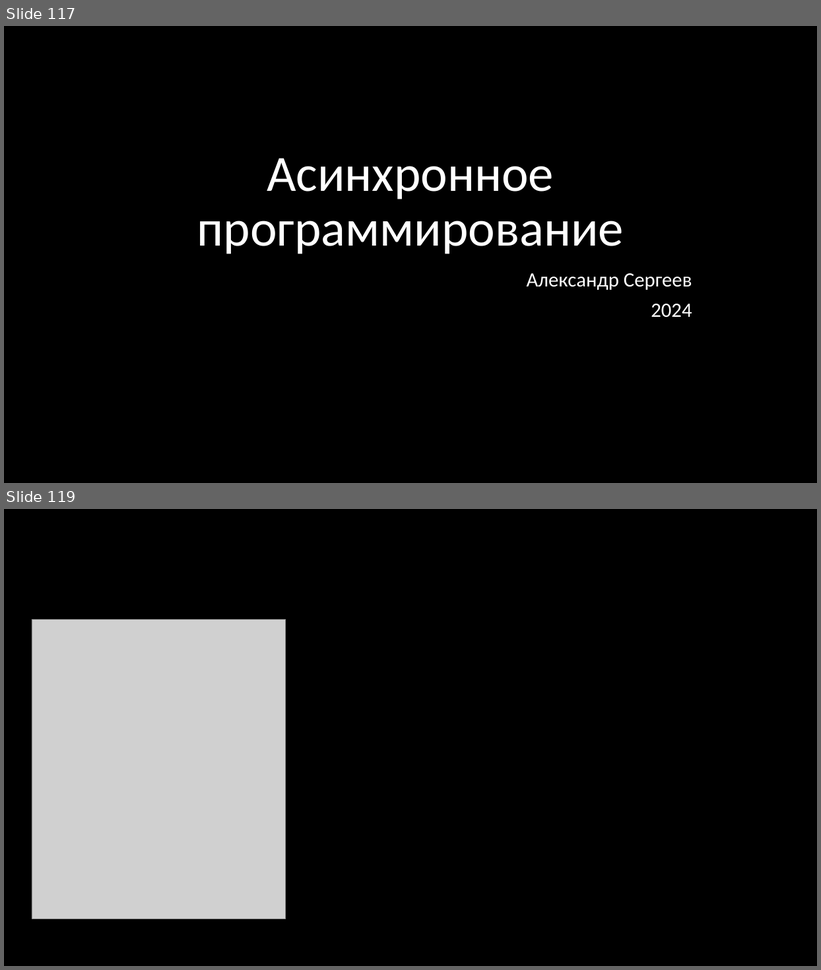
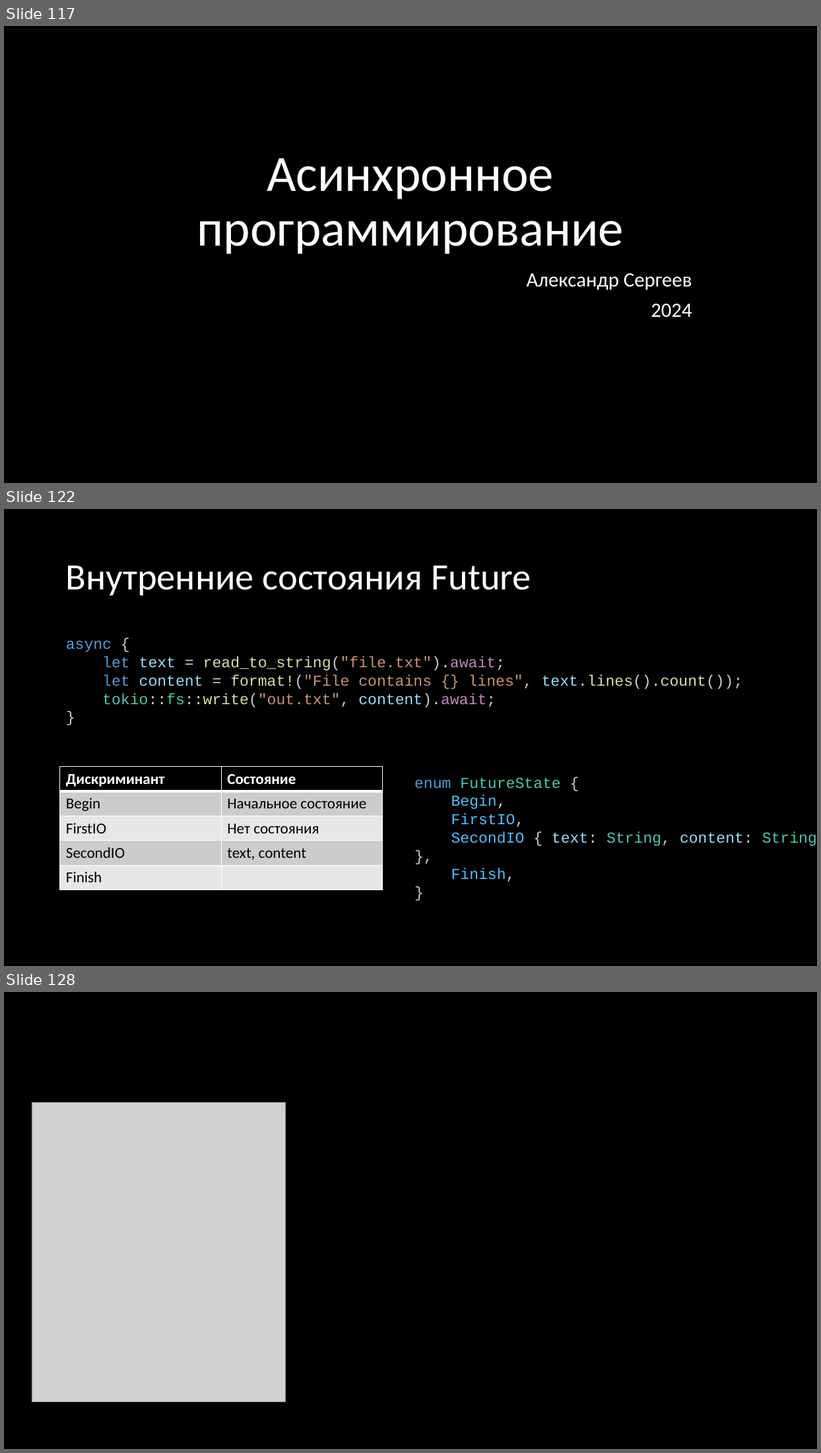
Before and after one commit to Gordon01/learn-rust, a slide deck: keynotes/Rust 2024.pptx. Shown one above the other, each under a label of ours: slides 117 and 119 before the commit, slides 117, 122 and 128 after it; the slides between them are not shown. The pictures are 821x970 and 821x1453 pixels, drawn with LibreOffice and Linux fonts; fonts in the diff are those of the drawing; grey boxes stand for pictures. Boxes give left, top, right and bottom in pixels: in the first picture for what was removed or moved away, otherwise in the second. Text is boxed around its words. In the diff, an @@ line names an element or a change of style, - is before the commit and + after.

```diff
--- a/keynotes/Rust 2024.pptx
+++ b/keynotes/Rust 2024.pptx
@@ slide 122 added at (4,509,817,966), background #000000 @@
@@ title added at (66,565,531,595), 44 pt, text #FFFFFF @@
+Внутренние состояния Future
@@ text added at (66,640,743,708), 18 pt, text #CE9178 @@
+async {
+let text = read_to_string("file.txt").await;
+let content = format!("File contains {} lines", text.lines().count());
+tokio::fs::write("out.txt", content).await;
+}
@@ table added at (60,767,384,891), 5 rows, 2 columns @@
+Дискриминант | Состояние
+Begin | Начальное состояние
+FirstIO | Нет состояния
+SecondIO | text, content
+Finish | 
@@ text added at (415,778,817,882), 18 pt, text #4FC1FF @@
+enum FutureState {
+Begin,
+FirstIO,
+SecondIO { text: String, content: String },
+Finish,
+}
@@ what was slide 119 is now slide 128 @@
```
Also in this commit, not shown: 2 slides changed, 8 other slides added, 5 other files.
